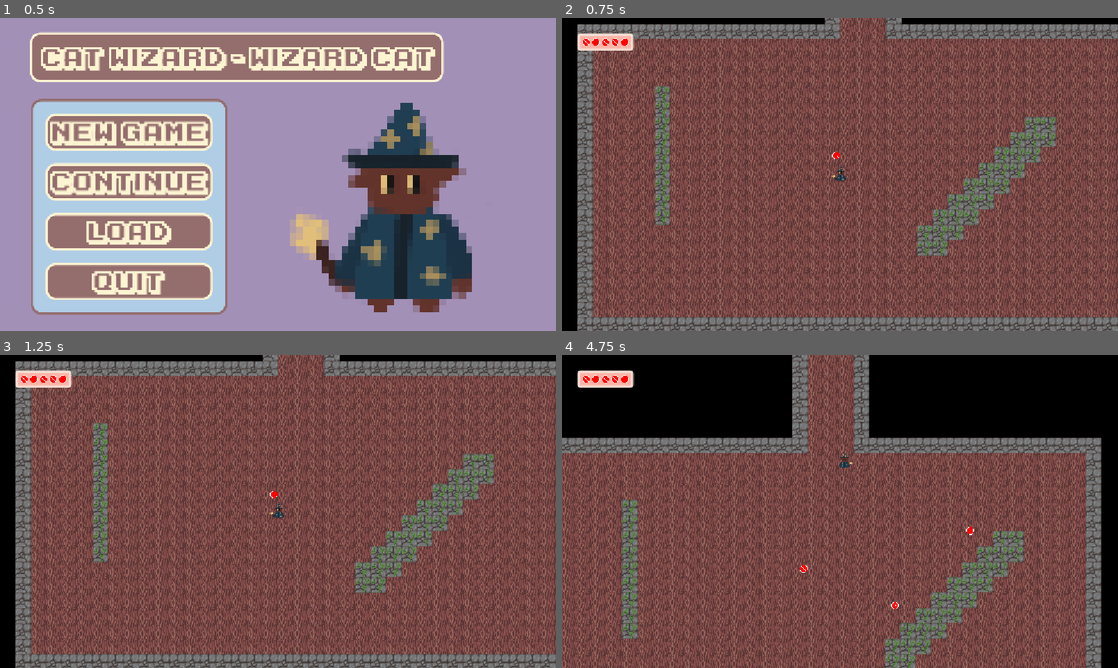
Above: before the commit, frames 1-4 (two rows, left to right).
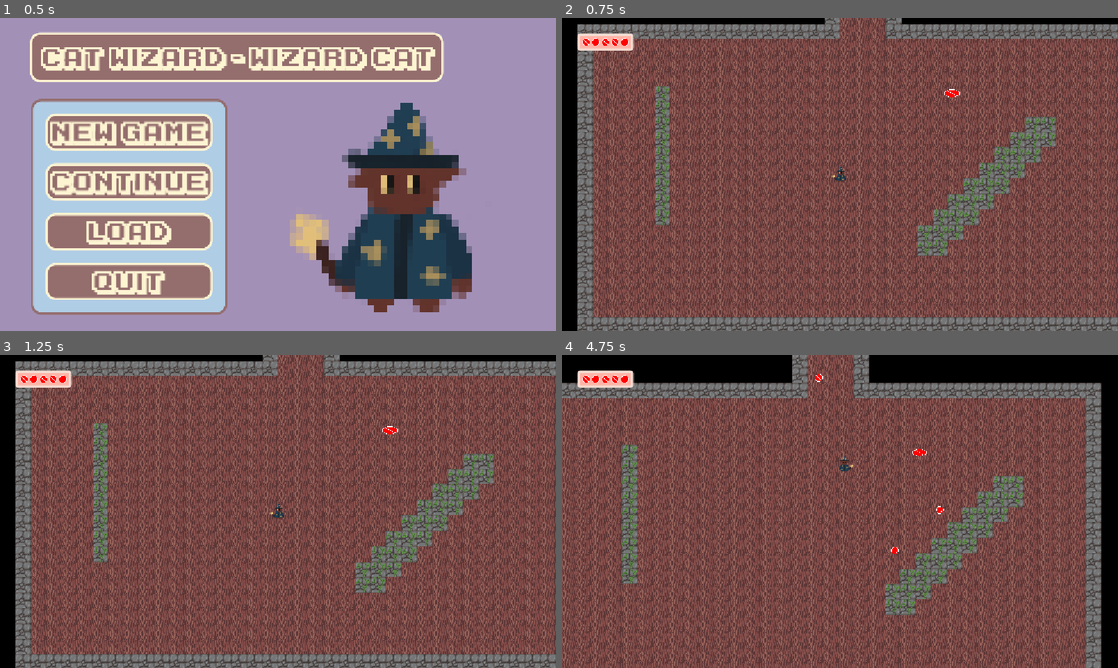
Above: after the commit, the same moments.

Repository: teganmy/wizard-cat-cat-wizard
Game: Godot game, scene res://main.tscn
The game is run twice, just before and just after one commit, with the same random seed, the same clock (stepped at 60 frames per second) and the same inputs.
Inputs (mouse positions are in pixels of both pictures, inside the frame that each line leads up to):
- Up to frame 1 (0.5 s): no input
- Up to frame 2 (0.75 s): click "New Game" at 0.5 s
- Up to frame 3 (1.25 s): no input
- Up to frame 4 (4.75 s): tap Enter (ui_accept) at 1.25, 1.35, 1.52, 1.82, 2.27, 2.3, 2.57, 3.05, 3.6, 3.77, 4.07, 4.52, 4.55 s; move the mouse to (962, 495) at 1.27 s; hold Right (player_right) 1.28-2.03 s; move the mouse to (728, 527) at 2.02 s; hold Down (player_down) 2.03-2.78 s; tap Space (fire) at 2.1, 4.35 s; move the mouse to (895, 442) at 2.77 s; hold Right (player_right) 2.78-3.53 s; tap Shift (player_dodge) at 2.85 s; move the mouse to (812, 574) at 3.52 s; hold W (player_up) 3.53-4.28 s; move the mouse to (1006, 558) at 4.27 s; hold Left (player_left) from 4.28 s (still down)

Frame 1 is identical in both runs. In frame 2, less than 0.1% of the frame differs, in the area x 48-72%, y 22-46%; in frame 3, less than 0.1%; in frame 4, 58%, in the area x 0-97%, y 0-100%.

Commit message:
Added loot type, lootable type, and basic loot config through files

Diff:
--- /dev/null
+++ b/wizard-cat-game/chest.gd
@@ -0,0 +1,5 @@
+extends StaticBody2D
+
+func _process(_delta: float) -> void:
+	if Input.is_action_just_pressed("ui_accept"):
+		$Lootable.open()
--- /dev/null
+++ b/wizard-cat-game/chest.tscn
@@ -0,0 +1,26 @@
+[gd_scene format=3 uid="uid://3fdgsfs7b4ci"]
+
+[ext_resource type="Script" uid="uid://be7s45j5u322e" path="res://chest.gd" id="1_trlyu"]
+[ext_resource type="Texture2D" uid="uid://1x47pqeyrbca" path="res://assets/bullet_default.png" id="1_twpm2"]
+[ext_resource type="Script" uid="uid://c4u3dpkcjwe7p" path="res://components/lootable.gd" id="2_8uwsg"]
+[ext_resource type="PackedScene" uid="uid://cg7joxcmv8twv" path="res://loot.tscn" id="3_bp1or"]
+
+[sub_resource type="RectangleShape2D" id="RectangleShape2D_gpvk7"]
+size = Vector2(32, 16)
+
+[node name="Chest" type="StaticBody2D" unique_id=1010634097]
+script = ExtResource("1_trlyu")
+
+[node name="Sprite2D" type="Sprite2D" parent="." unique_id=37528860]
+texture_filter = 1
+scale = Vector2(2, 1)
+texture = ExtResource("1_twpm2")
+
+[node name="Lootable" type="Node2D" parent="." unique_id=1438251120]
+script = ExtResource("2_8uwsg")
+loot = ExtResource("3_bp1or")
+amount = 10
+metadata/_custom_type_script = "uid://c4u3dpkcjwe7p"
+
+[node name="CollisionShape2D" type="CollisionShape2D" parent="." unique_id=1990976404]
+shape = SubResource("RectangleShape2D_gpvk7")
--- /dev/null
+++ b/wizard-cat-game/components/loot_type.gd
@@ -0,0 +1,6 @@
+class_name LootType
+extends Resource
+
+@export var name: String
+@export var sprite: Texture2D
+@export var value: int = 1
--- /dev/null
+++ b/wizard-cat-game/components/lootable.gd
@@ -0,0 +1,17 @@
+class_name Lootable
+extends Node2D
+
+@export var loot: PackedScene
+@export var amount: int = 1
+var opened: bool = false
+
+func open() -> void:
+	if not opened:
+		opened = true
+		print("Opened")
+		for _i in range(amount):
+			var new_loot = loot.instantiate()
+			new_loot.global_position = global_position
+			if new_loot.has_method("apply_central_impulse"):
+				new_loot.apply_central_impulse(Vector2(randf_range(-1.0, 1.0), randf_range(-1.0, 1.0)) * 100)
+			get_tree().current_scene.add_child(new_loot)
--- /dev/null
+++ b/wizard-cat-game/components/pickup_area.gd
@@ -0,0 +1,13 @@
+class_name PickupArea
+extends Area2D
+
+func _ready() -> void:
+	body_entered.connect(_on_body_entered)
+
+func _on_body_entered(body: Node2D) -> void:
+	if body is Loot:
+		body.grab(self)
+		body.picked_up.connect(_on_loot_picked_up)
+
+func _on_loot_picked_up(value: int) -> void:
+	print("Picked up loot worth ", value)
--- a/wizard-cat-game/levels/level_1.tscn
+++ b/wizard-cat-game/levels/level_1.tscn
@@ -5,7 +5,7 @@
 [ext_resource type="PackedScene" uid="uid://6t34451gxrtm" path="res://player.tscn" id="3_bt44k"]
 [ext_resource type="Script" uid="uid://un6ien2ktj74" path="res://components/hitbox.gd" id="3_n46q3"]
 [ext_resource type="PackedScene" uid="uid://bbhvbmlbu1ne7" path="res://assets/hud.tscn" id="4_kx6l7"]
-[ext_resource type="PackedScene" uid="uid://cg7joxcmv8twv" path="res://loot.tscn" id="6_btoec"]
+[ext_resource type="PackedScene" uid="uid://3fdgsfs7b4ci" path="res://chest.tscn" id="6_btoec"]
 
 [sub_resource type="RectangleShape2D" id="RectangleShape2D_gpvk7"]
 size = Vector2(48, 304)
@@ -15,6 +15,7 @@
 player_scene = ExtResource("3_bt44k")
 
 [node name="TileMapLayer" type="TileMapLayer" parent="." unique_id=1786187615]
+z_index = -1
 texture_filter = 1
 tile_map_data = PackedByteArray("AAAAAAAABAAAAAAAAAAAAAEABAAAAAAAAAAAAAIABAAAAAAAAAAAAAMABAAAAAAAAAAAAAQABAAAAAAAAAAAAA …(17072 unchanged characters)…
 tile_set = ExtResource("2_bt44k")
@@ -29,14 +30,13 @@
 position = Vector2(176, 272)
 shape = SubResource("RectangleShape2D_gpvk7")
 
+[node name="SpawnPoint" type="Marker2D" parent="." unique_id=1639797245]
+position = Vector2(544, 312)
+
+[node name="Chest" parent="." unique_id=1010634097 instance=ExtResource("6_btoec")]
+position = Vector2(776, 144)
+
 [node name="HUDLayer" type="CanvasLayer" parent="." unique_id=865870252]
 
 [node name="HUD" parent="HUDLayer" unique_id=675684008 instance=ExtResource("4_kx6l7")]
 metadata/_edit_lock_ = true
-
-[node name="SpawnPoint" type="Marker2D" parent="." unique_id=1639797245]
-position = Vector2(544, 312)
-
-[node name="Loot" parent="." unique_id=1259611938 instance=ExtResource("6_btoec")]
-position = Vector2(536, 272)
-collision_mask = 3
--- a/wizard-cat-game/loot.gd
+++ b/wizard-cat-game/loot.gd
@@ -1,14 +1,41 @@
-
+class_name Loot
 extends RigidBody2D
 
-@export var value: int = 1
+signal picked_up(value: int)
+
+@export var type: LootType
+var value: int = 1
 @onready var sprite := $Sprite2D
+enum STATE {IDLE, GRABBED}
+var state: STATE = STATE.IDLE
+var follow: Node2D
 
-func pick_up() -> int:
-	queue_free()
-	return value
+func grab(new_follow: Node2D) -> void:
+	_change_state(STATE.GRABBED)
+	follow = new_follow
 
 func _ready() -> void:
+	value = type.value
+	sprite.texture = type.sprite
 	var tween := create_tween().set_loops(0).set_trans(Tween.TRANS_SINE)
-	tween.tween_property(sprite, "offset:y", 5, 0.75)
-	tween.tween_property(sprite, "offset:y", -5, 0.75)
+	tween.tween_property(sprite, "offset:y", 3, 0.75)
+	tween.tween_property(sprite, "offset:y", -3, 0.75)
+
+func _physics_process(_delta: float) -> void:
+	match state:
+		STATE.GRABBED:
+			if follow:
+				apply_central_force(global_position.direction_to(follow.global_position) * 1000)
+				if (follow.global_position - global_position).abs() < Vector2(3, 3):
+					picked_up.emit(value)
+					queue_free()
+		STATE.IDLE:
+			pass
+
+func _change_state(new_state: STATE) -> void:
+	state = new_state
+	match state:
+		STATE.IDLE:
+			pass
+		STATE.GRABBED:
+			pass
--- a/wizard-cat-game/loot.tscn
+++ b/wizard-cat-game/loot.tscn
@@ -1,6 +1,7 @@
 [gd_scene format=3 uid="uid://cg7joxcmv8twv"]
 
 [ext_resource type="Script" uid="uid://d2gscfenmrqo2" path="res://loot.gd" id="1_e547a"]
+[ext_resource type="Resource" uid="uid://bysyxfwpc5ro3" path="res://loot_types/reg_coin.tres" id="2_l44s4"]
 [ext_resource type="Texture2D" uid="uid://1x47pqeyrbca" path="res://assets/bullet_default.png" id="2_m0gsf"]
 
 [sub_resource type="PhysicsMaterial" id="PhysicsMaterial_e547a"]
@@ -15,6 +16,7 @@
 gravity_scale = 0.0
 lock_rotation = true
 script = ExtResource("1_e547a")
+type = ExtResource("2_l44s4")
 
 [node name="Sprite2D" type="Sprite2D" parent="." unique_id=1380986542]
 texture_filter = 1
--- /dev/null
+++ b/wizard-cat-game/loot_types/reg_coin.tres
@@ -0,0 +1,10 @@
+[gd_resource type="Resource" script_class="LootType" format=3 uid="uid://bysyxfwpc5ro3"]
+
+[ext_resource type="Script" uid="uid://qiyo0f705gt" path="res://components/loot_type.gd" id="1_jmwl8"]
+[ext_resource type="Texture2D" uid="uid://1x47pqeyrbca" path="res://assets/bullet_default.png" id="2_2crtt"]
+
+[resource]
+script = ExtResource("1_jmwl8")
+name = "Coin"
+sprite = ExtResource("2_2crtt")
+metadata/_custom_type_script = "uid://qiyo0f705gt"
--- a/wizard-cat-game/player.gd
+++ b/wizard-cat-game/player.gd
@@ -14,14 +14,16 @@
 enum STATE {IDLE, MOVE, DODGE}
 var state: STATE = STATE.IDLE
 
+func _process(_delta: float) -> void:
+	if get_global_mouse_position().x < global_position.x:
+		sprite.flip_h = false
+	else:
+		sprite.flip_h = true
+
 func _physics_process(_delta: float) -> void:
 	var dir := Input.get_vector("player_left", "player_right", "player_up", "player_down")
 	if Input.is_action_just_pressed("fire"):
 		add_sibling(shooter.fire(get_global_mouse_position()))
-	if get_global_mouse_position().x < global_position.x:
-		sprite.flip_h = false
-	else:
-		sprite.flip_h = true
 	match state:
 		STATE.IDLE:
 			if dir != Vector2.ZERO:
--- a/wizard-cat-game/player.tscn
+++ b/wizard-cat-game/player.tscn
@@ -8,12 +8,16 @@
 [ext_resource type="PackedScene" uid="uid://bs3t3mggvtbl0" path="res://bullet.tscn" id="6_2hs0m"]
 [ext_resource type="Script" uid="uid://ds8lqx0juuem6" path="res://components/area_shooter.gd" id="7_1jxqw"]
 [ext_resource type="PackedScene" uid="uid://dvdc0giywjqia" path="res://area_bullet.tscn" id="8_dw050"]
+[ext_resource type="Script" uid="uid://cnhbys2pob6vi" path="res://components/pickup_area.gd" id="9_b26j0"]
 
 [sub_resource type="RectangleShape2D" id="RectangleShape2D_gpvk7"]
 size = Vector2(32, 32)
 
 [sub_resource type="RectangleShape2D" id="RectangleShape2D_2w8te"]
 size = Vector2(28, 30)
+
+[sub_resource type="CircleShape2D" id="CircleShape2D_gpvk7"]
+radius = 114.35471
 
 [node name="Player" type="CharacterBody2D" unique_id=705305627 groups=["Player"]]
 collision_layer = 2
@@ -66,4 +70,13 @@
 [node name="DodgeCooldown" type="Timer" parent="." unique_id=204651733]
 one_shot = true
 
+[node name="PickupArea" type="Area2D" parent="." unique_id=983108859]
+collision_layer = 0
+collision_mask = 32
+script = ExtResource("9_b26j0")
+metadata/_custom_type_script = "uid://cnhbys2pob6vi"
+
+[node name="CollisionShape2D" type="CollisionShape2D" parent="PickupArea" unique_id=209260760]
+shape = SubResource("CircleShape2D_gpvk7")
+
 [connection signal="died" from="Health" to="." method="_on_health_died"]
Not shown, added: wizard-cat-game/chest.gd.uid
Not shown, added: wizard-cat-game/components/loot_type.gd.uid
Not shown, added: wizard-cat-game/components/lootable.gd.uid
Not shown, added: wizard-cat-game/components/pickup_area.gd.uid
